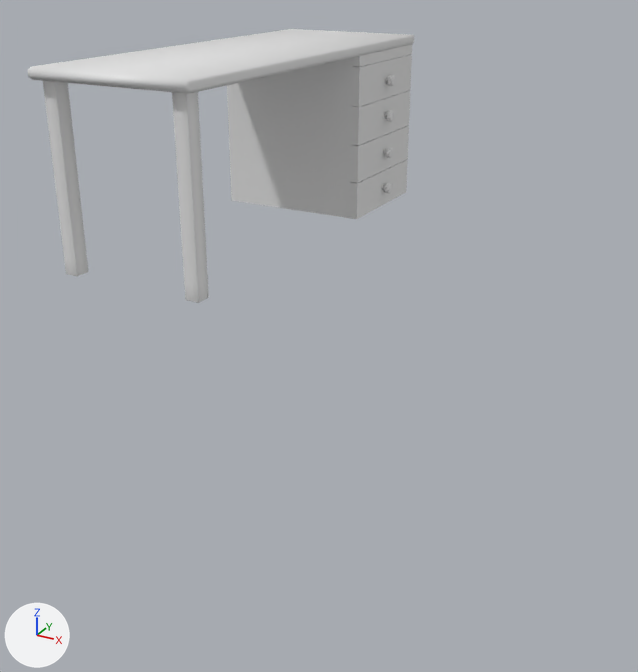
A saved change to the Blender file Models/Main level/Clutter Room/desk.blend.
Rendered twice from a 50 mm lens placed at (0.98, -2.91, 1.49), pointed at (-0.75, 0.23, -0.07). The axes (+X, +Y, +Z) are drawn at lower left. The lights are the same throughout.
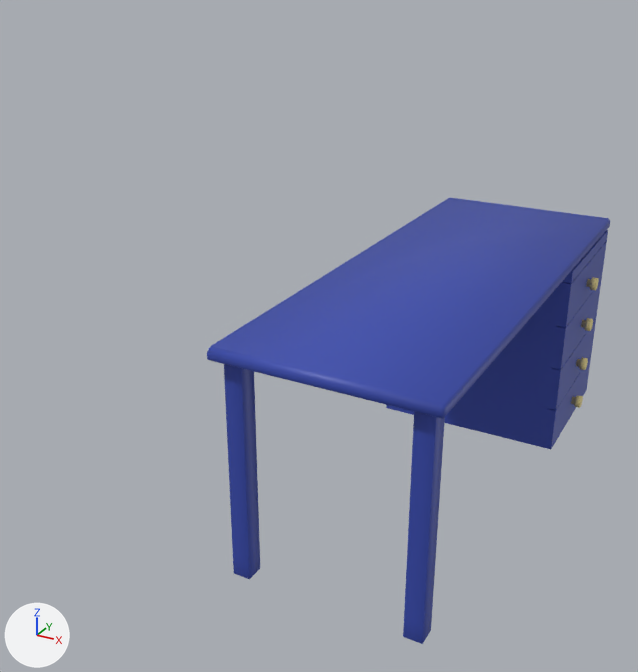
Location of each change, (x1, y1, x2, y2) in pixels of the pictures (638 x 672 px; the box of a moved part takes in the faces that stretch with it):
'desk.001', recoloured, reshaped, moved (142% wider, 100% taller): before (43, 81, 209, 303); after (207, 198, 610, 644)
'drawer', deleted: before (227, 45, 412, 219)
'desk', deleted: before (28, 29, 414, 94)
'Cylinder', moved: before (385, 75, 396, 86); after (571, 277, 599, 408)
'Cylinder.001', deleted: before (384, 111, 395, 122)
'Cylinder.002', deleted: before (383, 148, 394, 158)
'Cylinder.003', deleted: before (382, 183, 392, 194)
part 1 of me_cube_008, moved or reshaped: before (172, 92, 209, 303); after (403, 412, 445, 644)
part 2 of me_cube_008, moved or reshaped: before (43, 81, 88, 277); after (224, 364, 260, 579)
part 3 of me_cube_008, added (blue): after (386, 230, 608, 449)
part 4 of me_cube_008, added (blue): after (207, 198, 610, 419)

Patch to the scene script:
```diff
--- a/Models/Main level/Clutter Room/desk.blend.py
+++ b/Models/Main level/Clutter Room/desk.blend.py
@@ mat_material @@
 mat_material = principled_material('Material')
-mat_material.base_color = (0.8, 0.8, 0.8)  # white #e7e7e7
+mat_material.base_color = (0.0382, 0.0685, 0.413)  # blue #374aac
@@ me_cube_008 @@
 # used by ob_desk_001; location = (-1.059, -0.222, 1.041); scale = (0.033, 0.0348, 0.0635)
-me_cube_008.from_pydata(...)  # 96 vertices, 100 faces; spans x -20.4..1.0, y -1.0..1.0, z -13.3..0.0
+me_cube_008.from_pydata(...)  # 220 vertices, 220 faces; spans x -15.5..8.0, y -26.3..32.7, z -7.8..5.9
+# me_cube_008 part 1: the loose piece of 48 vertices spanning x -1.0..1.0, y -1.0..1.0, z -13.3..0.0 is moved by (5.9, -24.1, 5.5)
+# me_cube_008 part 2: the loose piece of 48 vertices spanning x -20.4..-18.4, y -1.0..1.0, z -13.3..0.0 is moved by (5.9, -24.1, 5.5)
+# me_cube_008 part 3: a new loose piece of 100 vertices spanning x -15.5..8.0, y 13.2..31.5, z -7.6..5.1, in mat_material (blue #374aac)
+# me_cube_008 part 4: a new loose piece of 24 vertices spanning x -15.5..8.0, y -26.3..32.7, z 5.1..5.9, in mat_material (blue #374aac)
 me_cube_008.materials.append(mat_material)
@@ ob_desk @@
-ob_desk = bpy.data.objects.new('desk', me_cube_006)
-ob_desk.location = (-1.379, 0.728, 1.065)
-ob_desk.scale = (0.389, 1.03, 0.662)
@@ ob_drawer @@
-ob_drawer = bpy.data.objects.new('drawer', me_cube_007)
-ob_drawer.location = (-1.379, 1.396, 0.991)
-ob_drawer.scale = (0.389, 0.88, 0.662)
@@ ob_cylinder @@
 ob_cylinder = bpy.data.objects.new('Cylinder', me_cylinder_001)
-ob_cylinder.location = (-0.961, 1.399, 0.867)
+ob_cylinder.location = (-0.973, 1.399, 0.867)
 ob_cylinder.rotation_euler = (0.0, -1.571, 0.0)  # degrees (0, -90, 0)
@@ ob_cylinder_001 @@
-ob_cylinder_001 = bpy.data.objects.new('Cylinder.001', me_cylinder_002)
-ob_cylinder_001.location = (-0.961, 1.399, 0.687)
-ob_cylinder_001.rotation_euler = (0.0, -1.571, 0.0)  # degrees (0, -90, 0)
-ob_cylinder_001.scale = (-0.027, -0.027, -0.0126)
@@ ob_cylinder_002 @@
-ob_cylinder_002 = bpy.data.objects.new('Cylinder.002', me_cylinder_003)
-ob_cylinder_002.location = (-0.961, 1.399, 0.494)
-ob_cylinder_002.rotation_euler = (0.0, -1.571, 0.0)  # degrees (0, -90, 0)
-ob_cylinder_002.scale = (-0.027, -0.027, -0.0126)
@@ ob_cylinder_003 @@
-ob_cylinder_003 = bpy.data.objects.new('Cylinder.003', me_cylinder_004)
-ob_cylinder_003.location = (-0.961, 1.399, 0.303)
-ob_cylinder_003.rotation_euler = (0.0, -1.571, 0.0)  # degrees (0, -90, 0)
-ob_cylinder_003.scale = (-0.027, -0.027, -0.0126)
@@ ob_desk_001 @@
 ob_desk_001 = bpy.data.objects.new('desk.001', me_cube_008)
-ob_desk_001.location = (-1.059, -0.222, 1.041)
+ob_desk_001.location = (0.0, 0.0, 0.0)
 ob_desk_001.scale = (0.033, 0.0348, 0.0635)
```
